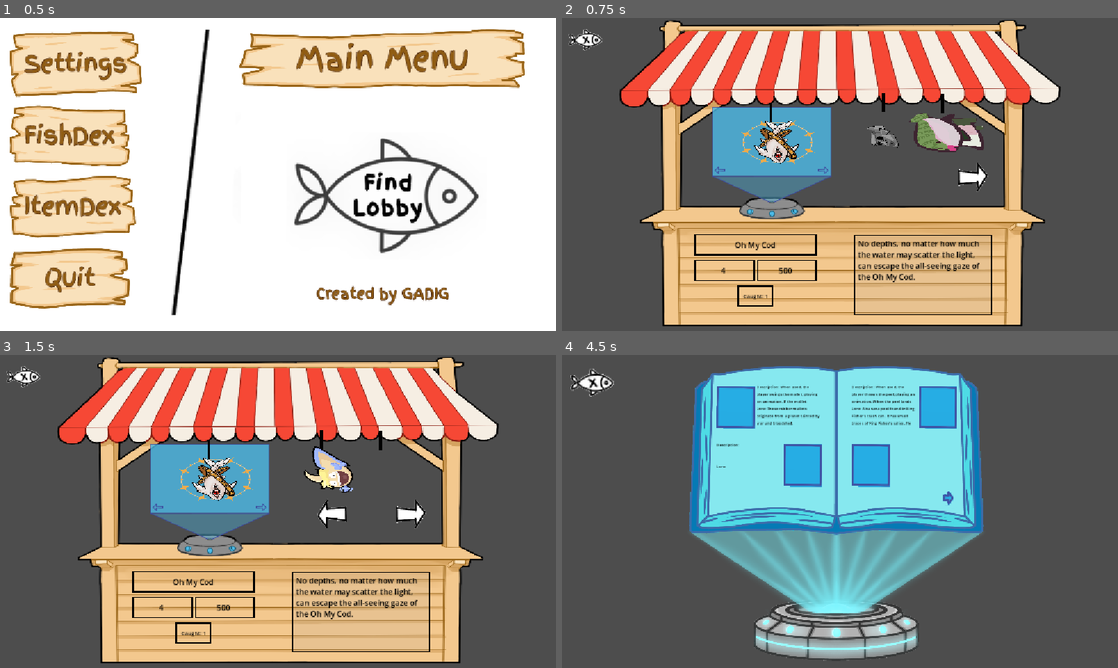
Above: before the commit, frames 1-4 (two rows, left to right).
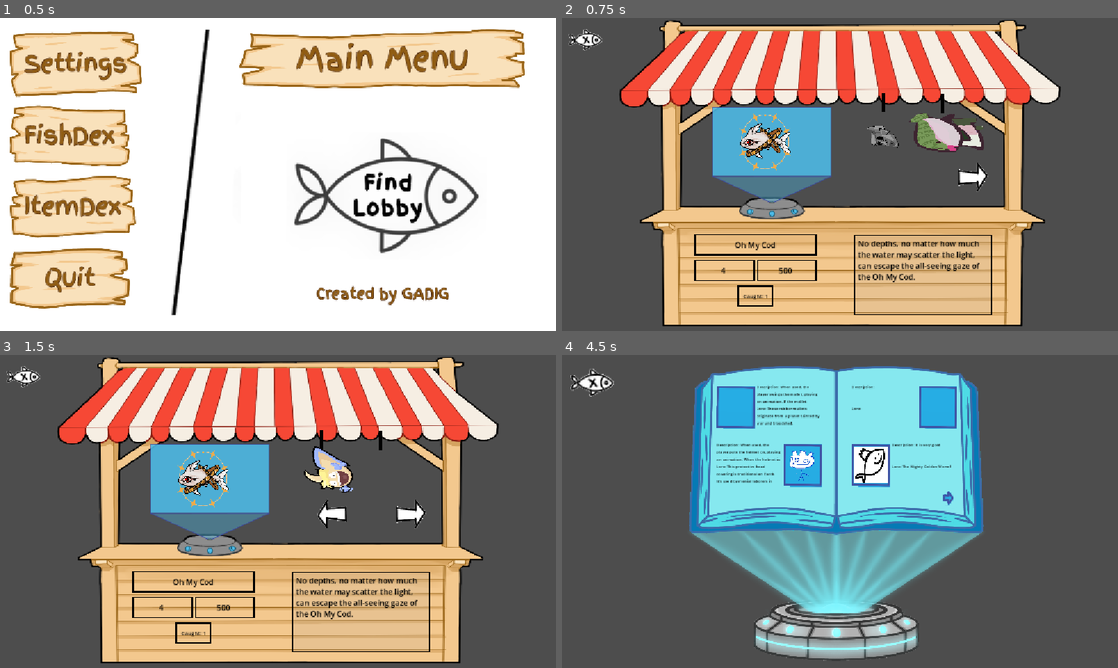
Above: after the commit, the same moments.

Repository: gmuGADIG/King-Fisher
Game: Godot game, scene res://ui/main_menu/main_menu.tscn
Same seed, same stepped clock (60 frames per second), same inputs: the game is played once before the commit and once after it. The engine's default icon, where the game draws it, is replaced by a stand-in: a white triangle on a blue panel in a dark square. Sound files missing from this copy of the repository are replaced by a short silence.
Inputs (mouse positions are in pixels of both pictures, inside the frame that each line leads up to):
- Up to frame 1 (0.5 s): no input
- Up to frame 2 (0.75 s): click "FishDex" at 0.5 s
- Up to frame 3 (1.5 s): click (405, 514) at 1.25 s
- Up to frame 4 (4.5 s): click (895, 514) at 2 s; click (945, 467) at 2.77 s; click (584, 376) at 3.5 s; click "ItemDex" at 4.25 s

Frame 1 is identical in both runs. In frame 2, 1.2% of the frame differs, in the area x 27-48%, y 27-50%; in frame 3, 1.2%; in frame 4, 1.8%, in the area x 27-70%, y 10-41%.
Error before the commit: Invalid access to property or key 'sprite' on a base object of type 'Area3D'. (res://ui/itemdex/itemdex.gd:25)

Commit message:
Touchups & fixes (#639)
LGTM? Seems like this PR doesn't have any features, just makes some identifiers nicer and fixes an off-by-one error in the itemdex.

* Fixed Item_Test 1 & 2

* Fixed overlapping variable names

* Fixed Fish Names

* Fixed ItemDex Registration & Tabs

* Update debug.gd

Fixed Issue where error spit out when not in multiplayer

* Fixed Edgecase incase missing Fish

* Updated & Fished Fishdex

---------

Co-authored-by: Michael Campbell <me@micycle.dev>

Diff:
--- a/fish/fish.gd
+++ b/fish/fish.gd
@@ -70,8 +70,8 @@
 		_:
 			return "Unset"
 
-static func pick(grade : Fish.Grade) -> int:
-	match grade:
+static func pick(fish_grade : Fish.Grade) -> int:
+	match fish_grade:
 		Fish.Grade.LEFTOVERS:
 			return randi_range(0,leftover_fishes.size()-1)
 		Fish.Grade.FRESH:
@@ -84,8 +84,8 @@
 			assert(false, "invalid grade")
 			return -1
 
-static func create(grade : Grade, index : int) -> Fish:
-	match grade:
+static func create(fish_grade : Grade, index : int) -> Fish:
+	match fish_grade:
 		Fish.Grade.LEFTOVERS:
 			return leftover_fishes[index]
 		Fish.Grade.FRESH:
--- /dev/null
+++ b/items/item_test_1/item_test_1.gd
@@ -0,0 +1,15 @@
+extends Item
+
+var duration = 10
+
+## The generic use function. You can write your own in a class that extends Item.
+func use() -> void:
+	if !is_held: Debug.log_err("Item was used while not held, WTF?")
+	else:
+		Debug.log("Test 1 used.")
+		visible = false
+		(get_parent() as Player).golden_worm_active = true
+		await get_tree().create_timer(duration).timeout
+		(get_parent() as Player).golden_worm_active = false
+		Debug.log("Test 1 deleted.")
+		queue_free()
--- a/items/item_test_1.tscn
+++ b/items/item_test_1/item_test_1.tscn
@@ -1,11 +1,8 @@
 [gd_scene format=3 uid="uid://cbxyw0cla70ka"]
 
 [ext_resource type="PackedScene" uid="uid://wxoi06uuc45h" path="res://items/item_base.tscn" id="1_ww0im"]
-[ext_resource type="Script" path="res://items/item_test_1.gd" id="2_upf11"]
+[ext_resource type="Script" uid="uid://uduttx0gvxyt" path="res://items/item_test_1/item_test_1.gd" id="2_upf11"]
 
 [node name="ItemTest1" unique_id=1566519324 instance=ExtResource("1_ww0im")]
 script = ExtResource("2_upf11")
 item_name = "Test 1"
-
-[node name="Sprite3D" parent="." index="0" unique_id=525106753]
-modulate = Color(0.38, 0.8036667, 1, 1)
--- /dev/null
+++ b/items/item_test_2/item_test_2.gd
@@ -0,0 +1,15 @@
+extends Item
+
+var duration = 10
+
+## The generic use function. You can write your own in a class that extends Item.
+func use() -> void:
+	if !is_held: Debug.log_err("Item was used while not held, WTF?")
+	else:
+		Debug.log("Test 2 used.")
+		visible = false
+		(get_parent() as Player).golden_worm_active = true
+		await get_tree().create_timer(duration).timeout
+		(get_parent() as Player).golden_worm_active = false
+		Debug.log("Test 2 deleted.")
+		queue_free()
--- a/items/item_test_2.tscn
+++ b/items/item_test_2/item_test_2.tscn
@@ -1,7 +1,7 @@
 [gd_scene format=3 uid="uid://j5xgm27rgkvp"]
 
 [ext_resource type="PackedScene" uid="uid://wxoi06uuc45h" path="res://items/item_base.tscn" id="1_qegak"]
-[ext_resource type="Script" path="res://items/item_test_2.gd" id="2_078a7"]
+[ext_resource type="Script" uid="uid://cbcseolsntsi7" path="res://items/item_test_2/item_test_2.gd" id="2_078a7"]
 
 [node name="Item2" unique_id=1566519324 instance=ExtResource("1_qegak")]
 script = ExtResource("2_078a7")
--- a/systems/debug.gd
+++ b/systems/debug.gd
@@ -14,6 +14,8 @@
 	Options.music_volume = 0.0
 
 func client_id() -> String:
+	if multiplayer.multiplayer_peer == null:
+		return str(1).lpad(10,"0")
 	return str(multiplayer.get_unique_id()).lpad(10,"0")
 
 func create_debug_string(args: Array) -> String:
@@ -35,7 +37,9 @@
 	return output
 
 func log_mode_enabled() -> bool:
-	var uid : int = multiplayer.get_unique_id()
+	var uid : int = 1
+	if multiplayer.multiplayer_peer != null:
+		uid = multiplayer.get_unique_id()
 	if log_mode == LogMode.SERVER && uid != 1:
 		return false
 	if log_mode == LogMode.CLIENT && uid == 1:
--- a/systems/rhythm/fishing_mini_game.gd
+++ b/systems/rhythm/fishing_mini_game.gd
@@ -146,7 +146,7 @@
 		start(Fish.fresh_fishes.pick_random())
 
 # Called every frame. 'delta' is the elapsed time since the previous frame.
-func _process(delta: float) -> void:
+func _process(_delta: float) -> void:
 	if track == null:
 		return
 	## Update Indicator
@@ -355,8 +355,8 @@
 func ms_to_position(ms:float) -> float:
 
 	var spacing : float = player_line_length/(TRACK_LENGTH-1)
-	var position : float = (rhythm_engine.ms_to_beat(ms)-1) * spacing
-	return position
+	var _position : float = (rhythm_engine.ms_to_beat(ms)-1) * spacing
+	return _position
 
 
 #func _on_button_test_cast(fish: Fish) -> void:
--- a/ui/fish_dex/fishdex.gd
+++ b/ui/fish_dex/fishdex.gd
@@ -36,8 +36,12 @@
 			fishdex_order.append(fish_name)
 			fishdex_order.sort_custom(custom_sort_fish)
 
+	# Hides Current/Selected Fishs hook
+	$Stall/TextureRect/Current_Fish/Hook.hide()
+
 	_on_draw()
 
+# Sorts fish base on its grade.
 func custom_sort_fish(a, b):
 		var fish_a = LIST_OF_FISH.get(a)
 		var fish_b = LIST_OF_FISH.get(b)
@@ -53,7 +57,10 @@
 		if json.parse(file.get_as_text()) == OK:
 			fishdex_entries = json.get_data()
 			for fish_name in fishdex_entries:
-				fishdex_order.append(fish_name)
+				if !LIST_OF_FISH.has(fish_name):
+					fishdex_entries.erase(fish_name)
+				else:
+					fishdex_order.append(fish_name)
 		load_all_fish_resources()
 		fishdex_order.sort_custom(custom_sort_fish)
 	else:
@@ -160,7 +167,7 @@
 		current_tab -= 1
 	elif right:
 		if len(fishdex_entries) % 2 == 1 or len(fishdex_entries) % 2 == 0:
-			if current_tab + 1 > len(fishdex_order)/2 + 1 or current_tab + 1 > len(fishdex_order)/2:
+			if current_tab + 1 > round(len(fishdex_order)/2.0) + 1 or current_tab + 1 > round(len(fishdex_order)/2.0):
 				Debug.log_err("Fishdex Attempted to change to illegal tab: " + str(current_tab + 1))
 				return
 		current_tab += 1
--- a/ui/fish_dex/fishdex.tscn
+++ b/ui/fish_dex/fishdex.tscn
@@ -79,10 +79,12 @@
 anchor_top = 0.5
 anchor_right = 0.5
 anchor_bottom = 0.5
-offset_left = -45.0
-offset_top = -125.0
-offset_right = -45.0
-offset_bottom = -125.0
+offset_left = 82.99997
+offset_top = -88.0
+offset_right = 82.99997
+offset_bottom = -88.0
+rotation = 1.5707964
+scale = Vector2(0.7814791, 1.1814791)
 pivot_offset_ratio = Vector2(0.5, 0.5)
 script = ExtResource("5_y04r0")
 
--- a/ui/itemdex/itemdex.gd
+++ b/ui/itemdex/itemdex.gd
@@ -19,9 +19,7 @@
 
 func setup_item(index : int) -> void:
 	var page_location = index - (page*4) + 1
-	print(ITEMS[index])
 	var item = ITEMS[index].instantiate()
-	print(item)
 	get_node("Background/Item"+str(page_location)+"Container/Box/Image").texture = item.sprite
 	get_node("Background/Item"+str(page_location)+"Container/Textbox/Description").text = "Description: " + item.description
 	get_node("Background/Item"+str(page_location)+"Container/Textbox/Lore").text = "Lore: " + item.lore
@@ -40,7 +38,7 @@
 	else:
 		left_arrow.show()
 
-	if (page+1)*4 <= len(ITEMS):
+	if (page+1)*4 < len(ITEMS):
 		right_arrow.show()
 	else:
 		right_arrow.hide()
@@ -57,7 +55,7 @@
 		dir.list_dir_begin()
 		var file_name = dir.get_next()
 		while file_name != "":
-			if file_name.ends_with(".tscn") and file_name not in BlOCKEDITEMS:
+			if file_name.ends_with(".tscn") and file_name.begins_with("item_") and file_name not in BlOCKEDITEMS:
 				var item_resource = load(location + "/" + file_name)
 				ITEMS.append(item_resource)
 			file_name = dir.get_next()
--- a/world/fish_spawner/fish_spawner.gd
+++ b/world/fish_spawner/fish_spawner.gd
@@ -91,9 +91,9 @@
 		var b = polygon[tris[i + 1]]
 		var c = polygon[tris[i + 2]]
 
-		var area = 0.5 * abs(a.x*(b.y - c.y) + b.x*(c.y - a.y) + c.x*(a.y - b.y))
+		var local_area = 0.5 * abs(a.x*(b.y - c.y) + b.x*(c.y - a.y) + c.x*(a.y - b.y))
 
-		triangle_weights.append(area)
+		triangle_weights.append(local_area)
 
 	pass
 
@@ -106,15 +106,15 @@
 	if (num_points < 3):
 		return 0.0 # must be at least a triangle
 
-	var area = 0.0
+	var local_area = 0.0
 
 	# Shoelace formula implementation
 	for i in range(num_points):
 		var u = points[i]
 		var v = points[(i + 1) % num_points]
-		area += (u.x * v.y) - (v.x * u.y)
+		local_area += (u.x * v.y) - (v.x * u.y)
 
-	return abs(area) / 2
+	return abs(local_area) / 2
 
 func pick_rarity() -> Fish.Grade:
 	var type : int = rng.rand_weighted(rates)
Not shown, added: items/item_test_1/item_test_1.gd.uid
Not shown, added: items/item_test_2/item_test_2.gd.uid
Binary file changed: ui/fish_dex/fishdex-hologram.png
